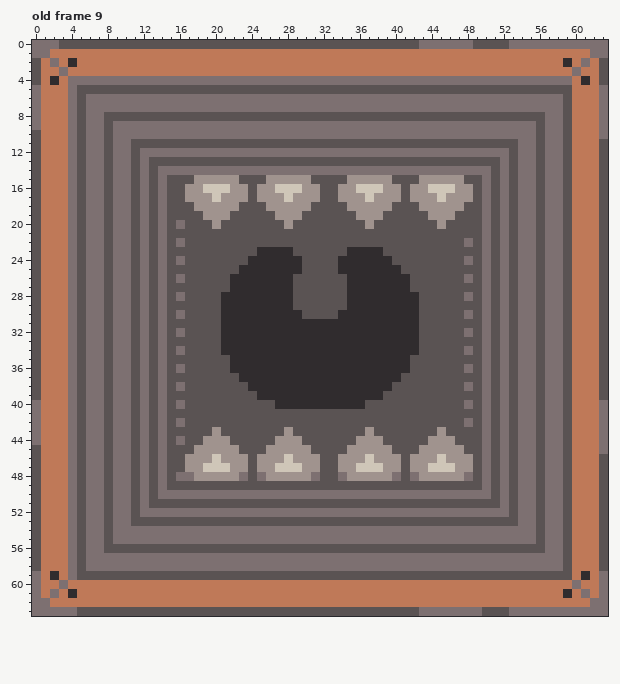
Pixel-art file, stored at Assets/Sprites/ground-tiles-floor-two.aseprite. That is the earlier state.
64x64 pixels, 9 frames. Shown: old frame 9. The commit also changed other frames, which this record leaves out.
Now the later version:
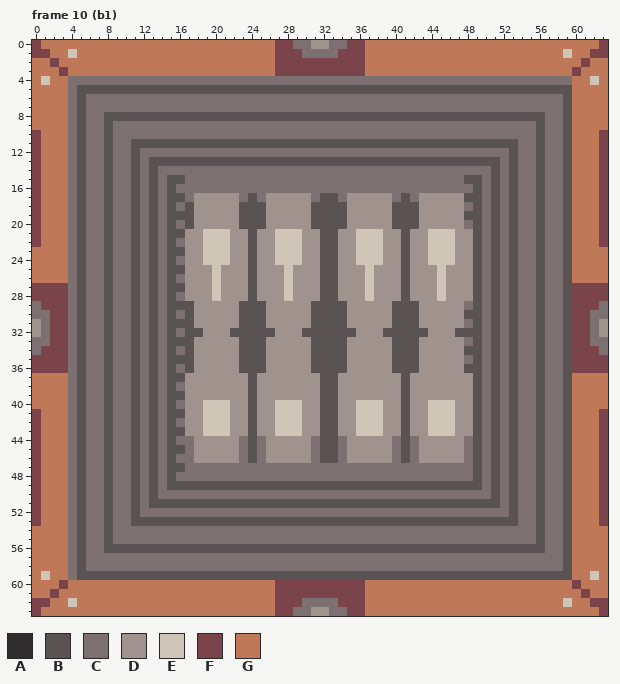
Palette (. is transparent): A #302c2e  B #5a5353  C #7d7071  D #a0938e  E #cfc6b8  F #7a444a  G #bf7958
A new or re-ordered frame is compared with the old frame closest to it.
The exact change:
frames 9 -> 11
Frame 10 (b1) is new; against old frame 9:
y 0: x 0..63 CCCBBBBBBBBBBBBBBBBBBBBBBBBBBBBBBBBBBBBBBBBCCCCCCBBBBCCCCCCCCCCC -> FGGGGGGGGGGGGGGGGGGGGGGGGGGFFCCDDCCFFGGGGGGGGGGGGGGGGGGGGGGGGGGF
y 1: x 0..1 CC -> FF; x 4 G -> E; x 27..36 GGGGGGGGGG -> FFFCCCCFFF; x 59 G -> E; x 62..63 CC -> FF
y 2: x 0 B -> G; x 2 C -> F; x 4 A -> G; x 27..36 GGGGGGGGGG -> FFFFFFFFFF; x 59 A -> G; x 61 C -> F; x 63 B -> G
y 3: x 0 B -> G; x 3 C -> F; x 27..36 GGGGGGGGGG -> FFFFFFFFFF; x 60 C -> F; x 63 B -> G
y 4: x 0..2 BGA -> GEG; x 61..63 AGB -> GEG
y 5..9: x 0 C -> G; x 63 C -> G
y 10: x 0 B -> F; x 63 C -> F
y 11..14: x 0 B -> F; x 63 B -> F
y 15: x 0 B -> F; x 17..47 BDDDDDBBBDDDDDBBBBDDDDDBBBDDDDD -> CCCCCCCCCCCCCCCCCCCCCCCCCCCCCCC; x 63 B -> F
y 16: x 0 B -> F; x 16..48 BDDEEEDDBDDEEEDDBBDDEEEDDBDDEEEDD -> CCCCCCCCCCCCCCCCCCCCCCCCCCCCCCCCC; x 63 B -> F
y 17: x 0 B -> F; x 17 D -> C; x 20 E -> D; x 23 D -> C; x 25 D -> C; x 28 E -> D; x 31 D -> C; x 34 D -> C; x 37 E -> D; x 40 D -> C; x 42 D -> C; x 45 E -> D; x 48 D -> B; x 63 B -> F
y 18: x 0 B -> F; x 16 B -> C; x 48 B -> C; x 63 B -> F
y 19: x 0 B -> F; x 18 B -> D; x 22 B -> D; x 26 B -> D; x 30 B -> D; x 35 B -> D; x 39 B -> D; x 43 B -> D; x 47 B -> D; x 63 B -> F
y 20: x 0 B -> F; x 18..19 BB -> DD; x 21..22 BB -> DD; x 26..27 BB -> DD; x 29..30 BB -> DD; x 35..36 BB -> DD; x 38..39 BB -> DD; x 43..44 BB -> DD; x 46..48 BBB -> DDC; x 63 B -> F
y 21: x 0 B -> F; x 17..23 BBBBBBB -> DDEEEDD; x 25..31 BBBBBBB -> DDEEEDD; x 34..40 BBBBBBB -> DDEEEDD; x 42..48 BBBBBBB -> DDEEEDD; x 63 B -> F
y 22: x 0 B -> F; x 17..23 BBBBBBB -> DDEEEDD; x 25..31 BBBBBBB -> DDEEEDD; x 34..40 BBBBBBB -> DDEEEDD; x 42..48 BBBBBBC -> DDEEEDD; x 63 B -> F
y 23: x 0 B -> G; x 17..23 BBBBBBB -> DDEEEDD; x 25..31 AAAABBB -> DDEEEDD; x 34..40 BAAAABB -> DDEEEDD; x 42..48 BBBBBBB -> DDEEEDD; x 63 B -> G
y 24: x 0 B -> G; x 17..31 BBBBBBBAAAAAABB -> DDEEEDDBDDEEEDD; x 34..40 AAAAAAB -> DDEEEDD; x 42..48 BBBBBBC -> DDEEEDD; x 63 B -> G
y 25: x 0 B -> G; x 17..31 BBBBBBAAAAAAABB -> DDDEDDDBDDDEDDD; x 34..40 AAAAAAA -> DDDEDDD; x 42..48 BBBBBBB -> DDDEDDD; x 63 B -> G
y 26: x 0 B -> G; x 17..31 BBBBBAAAAAAABBB -> DDDEDDDBDDDEDDD; x 34..48 BAAAAAAABBBBBBC -> DDDEDDDBDDDEDDD; x 63 B -> G
y 27: x 0..3 BGGG -> FFFF; x 17..31 BBBBBAAAAAAABBB -> DDDEDDDBDDDEDDD; x 34..48 BAAAAAAABBBBBBB -> DDDEDDDBDDDEDDD; x 60..63 GGGB -> FFFF
y 28: x 0..3 BGGG -> FFFF; x 17..31 BBBBAAAAAAAABBB -> DDDEDDDBDDDEDDD; x 34..48 BAAAAAAAABBBBBC -> DDDEDDDBDDDEDDD; x 60..63 GGGB -> FFFF
y 29: x 0..3 BGGG -> CFFF; x 18..30 BBBAAAAAAAABB -> DDDDDBBBDDDDD; x 35..48 AAAAAAAABBBBBB -> DDDDDBBBDDDDDC; x 60..63 GGGB -> FFFC
y 30: x 0..3 BGGG -> CCFF; x 18..30 BBBAAAAAAAAAB -> DDDDDBBBDDDDD; x 34..48 AAAAAAAAABBBBBC -> BDDDDDBBBDDDDDB; x 60..63 GGGB -> FFCC
y 31: x 0..3 BGGG -> DCFF; x 18..48 BBBAAAAAAAAAAAAAAAAAAAAAABBBBBB -> DDDDDBBBDDDDDBBBBDDDDDBBBDDDDDC; x 60..63 GGGB -> FFCD
y 32: x 0..3 BGGG -> DCFF; x 19..42 BBAAAAAAAAAAAAAAAAAAAAAA -> DDDBBBBBDDDBBBBBBDDDBBBB; x 44..46 BBB -> DDD; x 48 C -> B; x 60..63 GGGB -> FFCD
y 33: x 0..3 BGGG -> CCFF; x 18..48 BBBAAAAAAAAAAAAAAAAAAAAAABBBBBB -> DDDDDBBBDDDDDBBBBDDDDDBBBDDDDDC; x 60..63 GGGB -> FFCC
y 34: x 0..3 BGGG -> CFFF; x 18..48 BBBAAAAAAAAAAAAAAAAAAAAAABBBBBC -> DDDDDBBBDDDDDBBBBDDDDDBBBDDDDDB; x 60..63 GGGB -> FFFC
y 35: x 0..3 BGGG -> FFFF; x 18..41 BBBBAAAAAAAAAAAAAAAAAAAA -> DDDDDBBBDDDDDBBBBDDDDDBB; x 43..48 BBBBBB -> DDDDDC; x 60..63 GGGB -> FFFF
y 36: x 0..3 BGGG -> FFFF; x 18..41 BBBBAAAAAAAAAAAAAAAAAAAA -> DDDDDBBBDDDDDBBBBDDDDDBB; x 43..48 BBBBBC -> DDDDDB; x 60..63 GGGB -> FFFF
y 37: x 0 B -> G; x 17..40 BBBBBBAAAAAAAAAAAAAAAAAA -> DDDDDDDBDDDDDDDBBDDDDDDD; x 42..48 BBBBBBB -> DDDDDDD; x 63 B -> G
y 38: x 0 B -> G; x 17..40 BBBBBBBAAAAAAAAAAAAAAAAB -> DDDDDDDBDDDDDDDBBDDDDDDD; x 42..48 BBBBBBC -> DDDDDDD; x 63 B -> G
y 39: x 0 B -> G; x 17..23 BBBBBBB -> DDDDDDD; x 25..40 AAAAAAAAAAAAAABB -> DDDDDDDBBDDDDDDD; x 42..48 BBBBBBB -> DDDDDDD; x 63 B -> G
y 40: x 0 C -> G; x 17..23 BBBBBBB -> DDEEEDD; x 25..40 BBAAAAAAAAAABBBB -> DDEEEDDBBDDEEEDD; x 42..48 BBBBBBC -> DDEEEDD; x 63 C -> G
y 41: x 0 C -> F; x 17..23 BBBBBBB -> DDEEEDD; x 25..31 BBBBBBB -> DDEEEDD; x 34..40 BBBBBBB -> DDEEEDD; x 42..48 BBBBBBB -> DDEEEDD; x 63 C -> F
y 42: x 0 C -> F; x 17..23 BBBBBBB -> DDEEEDD; x 25..31 BBBBBBB -> DDEEEDD; x 34..40 BBBBBBB -> DDEEEDD; x 42..48 BBBBBBC -> DDEEEDD; x 63 C -> F
y 43: x 0 C -> F; x 17..23 BBBDBBB -> DDEEEDD; x 25..31 BBBDBBB -> DDEEEDD; x 34..40 BBBDBBB -> DDEEEDD; x 42..48 BBBDBBB -> DDEEEDD; x 63 C -> F
y 44: x 0 C -> F; x 17..18 BB -> CD; x 22..23 BB -> DC; x 25..26 BB -> CD; x 30..31 BB -> DC; x 34..35 BB -> CD; x 39..40 BB -> DC; x 42..43 BB -> CD; x 47..48 BB -> DC; x 63 C -> F
y 45: x 0 B -> F; x 17 B -> C; x 23 B -> C; x 25 B -> C; x 31 B -> C; x 34 B -> C; x 40 B -> C; x 42 B -> C; x 48 B -> C; x 63 C -> F
y 46: x 0 B -> F; x 16..17 BD -> CC; x 20 E -> D; x 23 D -> C; x 25 D -> C; x 28 E -> D; x 31 D -> C; x 34 D -> C; x 37 E -> D; x 40 D -> C; x 42 D -> C; x 45 E -> D; x 48 D -> C; x 63 B -> F
y 47: x 0 B -> F; x 17..48 DDEEEDDBDDEEEDDBBDDEEEDDBDDEEEDD -> CCCCCCCCCCCCCCCCCCCCCCCCCCCCCCCC; x 63 B -> F
y 48: x 0 B -> F; x 18..22 DDDDD -> CCCCC; x 24 B -> C; x 26..30 DDDDD -> CCCCC; x 32..33 BB -> CC; x 35..39 DDDDD -> CCCCC; x 41 B -> C; x 43..47 DDDDD -> CCCCC; x 63 B -> F
y 49..53: x 0 B -> F; x 63 B -> F
y 54..58: x 0 B -> G; x 63 B -> G
y 59: x 0..2 CGA -> GEG; x 61..63 AGC -> GEG
y 60: x 0 C -> G; x 3 C -> F; x 27..36 GGGGGGGGGG -> FFFFFFFFFF; x 60 C -> F; x 63 C -> G
y 61: x 0 C -> G; x 2 C -> F; x 4 A -> G; x 27..36 GGGGGGGGGG -> FFFFFFFFFF; x 59 A -> G; x 61 C -> F; x 63 C -> G
y 62: x 0..1 CC -> FF; x 4 G -> E; x 27..36 GGGGGGGGGG -> FFFCCCCFFF; x 59 G -> E; x 62..63 CC -> FF
y 63: x 0..63 CCCCCBBBBBBBBBBBBBBBBBBBBBBBBBBBBBBBBBBBBBBCCCCCCCBBBCCCCCCCCCCC -> FGGGGGGGGGGGGGGGGGGGGGGGGGGFFCCDDCCFFGGGGGGGGGGGGGGGGGGGGGGGGGGF
